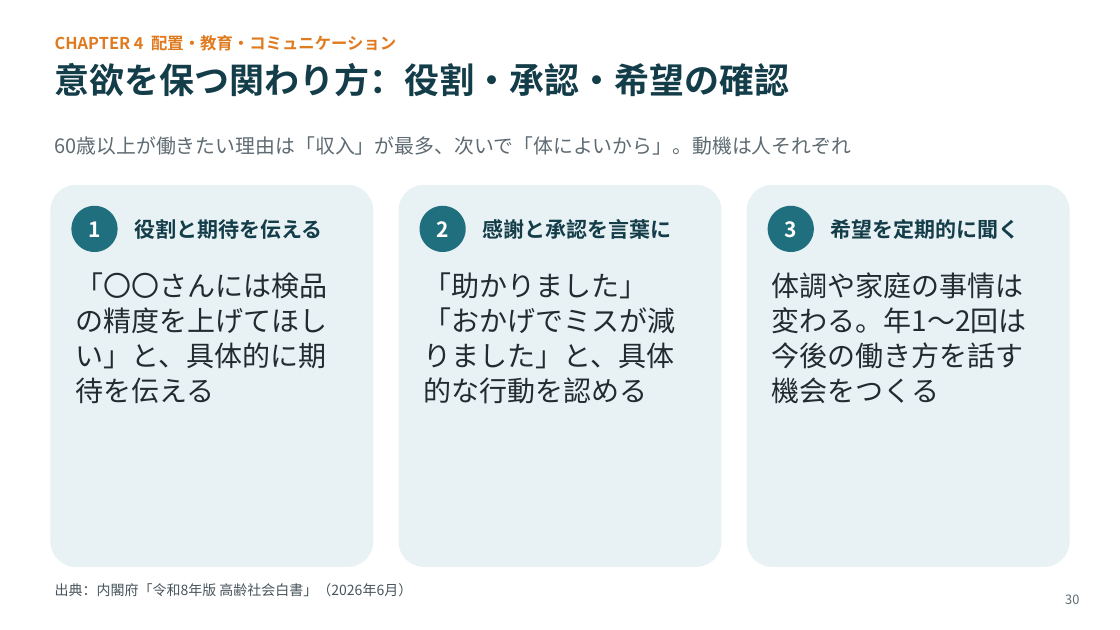
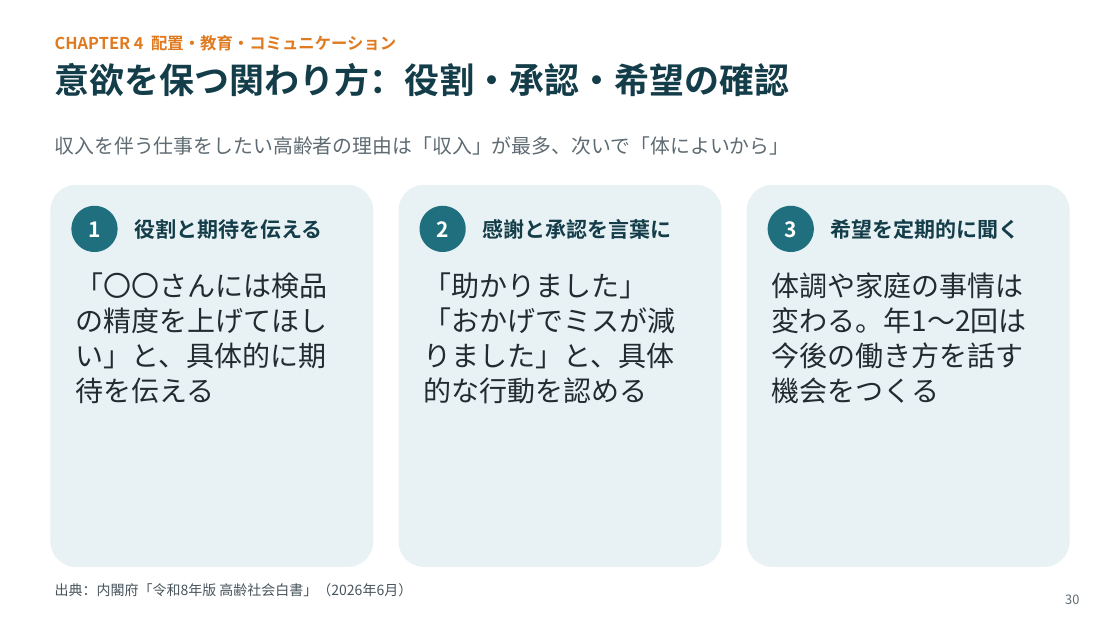
Before and after one commit to lastradezanpano/Udemy, a slide deck: slide 30 of 高齢者雇用研修/物流現場の高齢者雇用_研修スライド_v1.0.pptx. Drawn at 1120x630 pixels with LibreOffice and Linux fonts; fonts in the diff are those of the drawing. Boxes give left, top, right and bottom in pixels: in the first picture for what was removed or moved away, otherwise in the second. Text is boxed around its words. In the diff, an @@ line names an element or a change of style, - is before the commit and + after.

```diff
--- a/高齢者雇用研修/物流現場の高齢者雇用_研修スライド_v1.0.pptx
+++ b/高齢者雇用研修/物流現場の高齢者雇用_研修スライド_v1.0.pptx
@@ text at (55,136,790,155): text changed @@
-60歳以上が働きたい理由は「収入」が最多、次いで「体によいから」。動機は人それぞれ
+収入を伴う仕事をしたい高齢者の理由は「収入」が最多、次いで「体によいから」
```
Also in this commit, not shown: 6 other slides changed, 4 other files.
